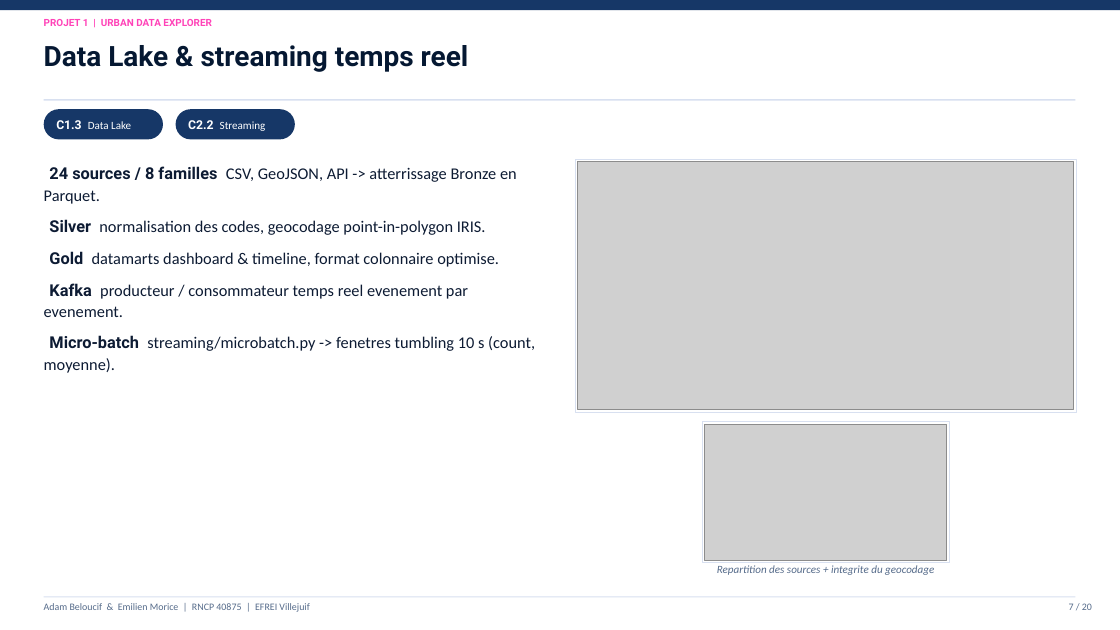
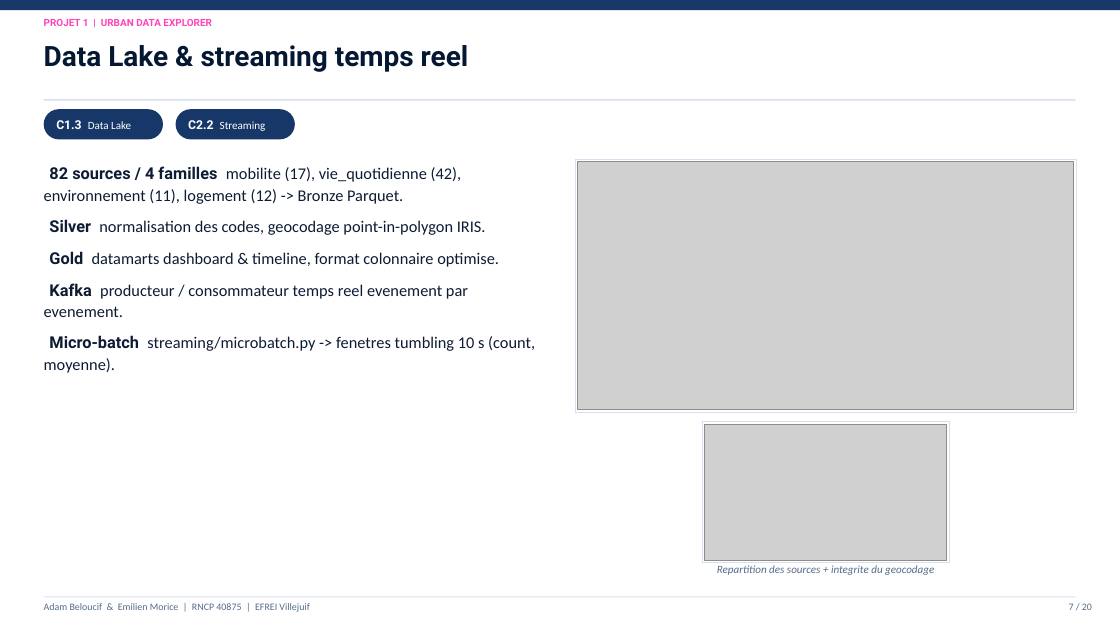
Before and after one commit to Adam-Blf/Soutenance-M1, a slide deck: slide 7 of Soutenance_Bloc1-2_Adam_Emilien.pptx. Drawn at 1120x630 pixels with LibreOffice and Linux fonts; fonts in the diff are those of the drawing; grey boxes stand for pictures. Boxes give left, top, right and bottom in pixels: in the first picture for what was removed or moved away, otherwise in the second. Text is boxed around its words. In the diff, an @@ line names an element or a change of style, - is before the commit and + after.

Commit message:
fix: update all slides with real metrics from codebase (#7)
- UDE: 82 sources (not 24), 4 familles mobilite/vie_quotidienne/environnement/logement
- Maintenance: real XGBoost scores F1=0.886 ROC-AUC=0.995, real fit times
- IA Pero: 447 cocktails (not 612), GPT-2 not Gemini, guardrail 0.40 not 0.35
- Replace CO2 column (no data) with CV F1 5-fold (real values)
- Fix cache type: JSON MD5 not SQLite

```diff
--- a/Soutenance_Bloc1-2_Adam_Emilien.pptx
+++ b/Soutenance_Bloc1-2_Adam_Emilien.pptx
@@ text at (44, 166, 462, 204): text changed @@
-24 sources / 8 familles CSV, GeoJSON, API -> atterrissage Bronze en Parquet.
+82 sources / 4 familles mobilite (17), vie_quotidienne (42), environnement (11), logement (12) -> Bronze Parquet.
```
Also in this commit, not shown: 6 other slides changed, 1 other file.
